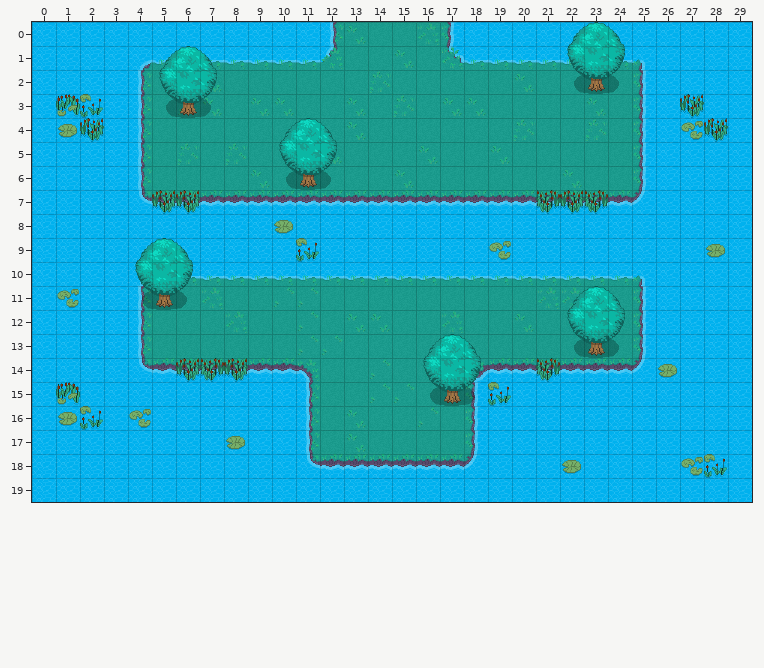
One commit to this Tiled map: Guardians-of-Zenith/Output/Assets/Maps/Water_dungeon1.tmx. This is how it looked before the edit.
Cells are 32x32 px. Shown: x 0..29, y 0..19.
The result:
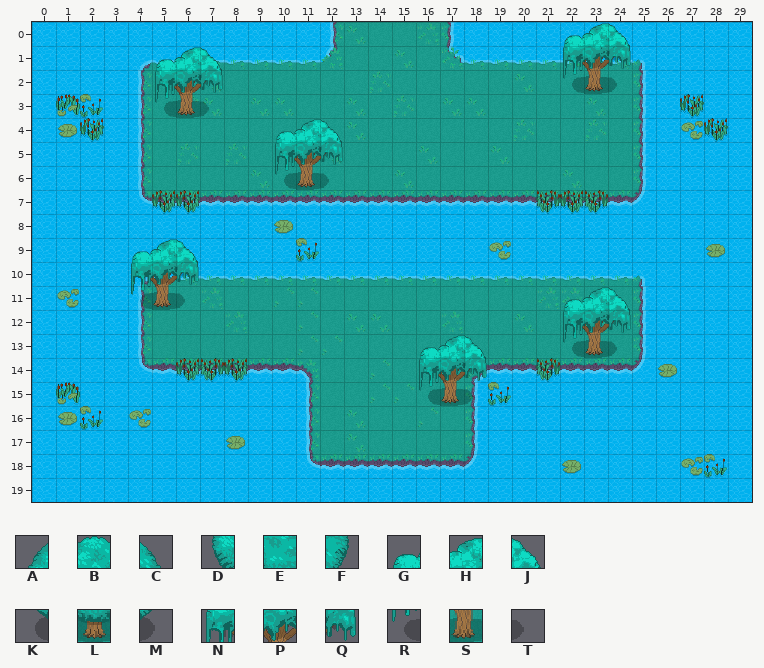
Key: from "Tileset_Lake": A 256, B 257, C 258, D 281, E 282, F 283, G 300, H 301, J 302, K 306, L 307, M 308, N 325, P 326, Q 327, R 350, S 351, T 352.
_ is an empty cell.
See-through tiles are keyed as they look on the map.
Author's note on the commit: Water2 collisions & pruebas elipses
Edits made:
Layer "Plants":
y 0: x 22..24 ABC -> GHJ
y 1: x 5..7 ABC -> GHJ; x 22..24 DEF -> NPQ
y 2: x 5..7 DEF -> NPQ; x 22..24 KLM -> RST
y 3: x 5..7 KLM -> RST
y 4: x 10..12 ABC -> GHJ
y 5: x 10..12 DEF -> NPQ
y 6: x 10..12 KLM -> RST
y 9: x 4..6 ABC -> GHJ
y 10: x 4..6 DEF -> NPQ
y 11: x 4..6 KLM -> RST; x 22..24 ABC -> GHJ
y 12: x 22..24 DEF -> NPQ
y 13: x 16..18 ABC -> GHJ; x 22..24 KLM -> RST
y 14: x 16..18 DEF -> NPQ
y 15: x 16..18 KLM -> RST
Pixel boxes of the changes (left, top, right, bottom) in both pictures:
changed: (563, 22, 631, 94)
changed: (155, 46, 223, 118)
changed: (275, 118, 343, 190)
changed: (131, 238, 199, 310)
changed: (563, 286, 631, 358)
changed: (419, 334, 487, 406)
